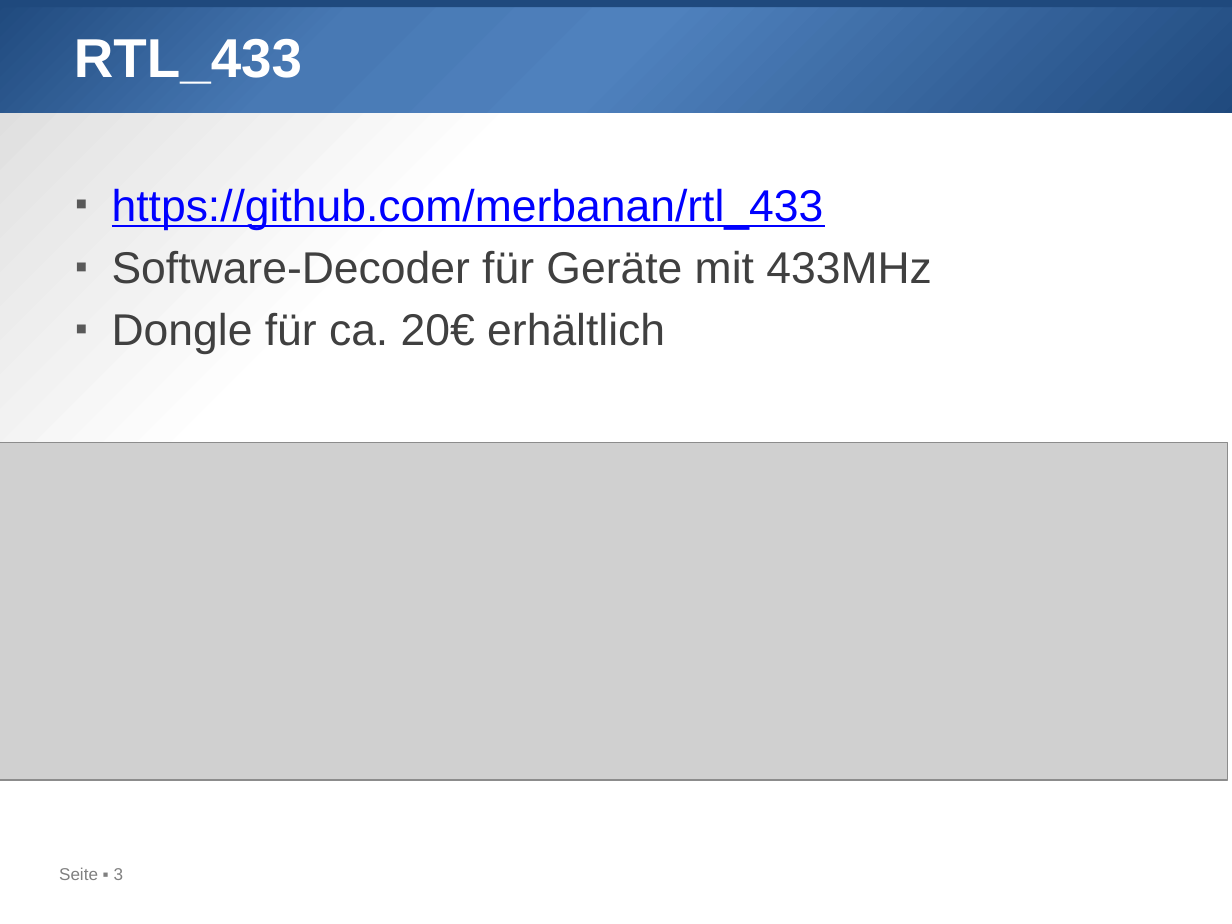
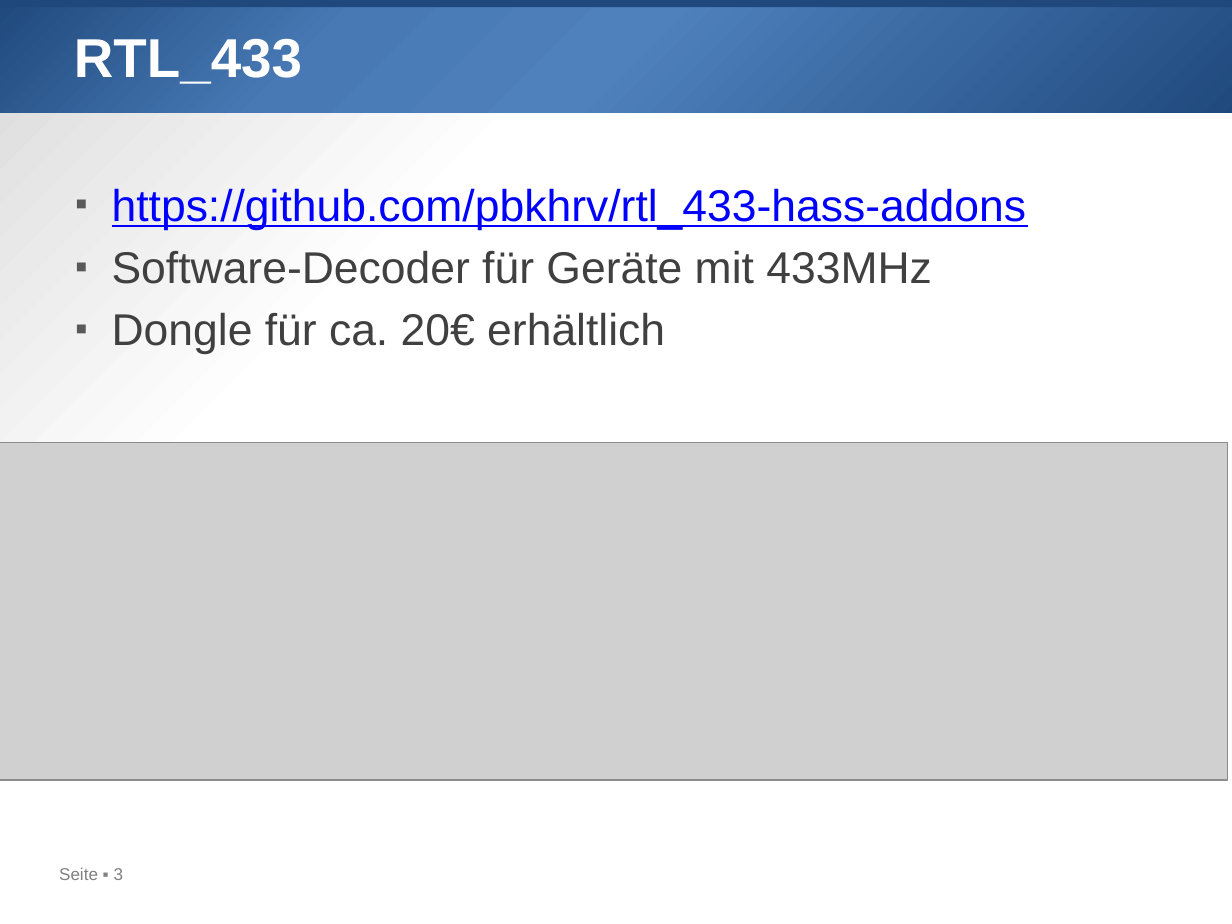
Before and after one commit to htl-leo/sperlhof, a slide deck: slide 3 of 2025-03-31/433MHz Transmitter.pptx. Drawn at 1232x924 pixels with LibreOffice and Linux fonts; fonts in the diff are those of the drawing; grey boxes stand for pictures. Boxes give left, top, right and bottom in pixels: in the first picture for what was removed or moved away, otherwise in the second. Text is boxed around its words. In the diff, an @@ line names an element or a change of style, - is before the commit and + after.

Commit message:
ppts

```diff
--- a/2025-03-31/433MHz Transmitter.pptx
+++ b/2025-03-31/433MHz Transmitter.pptx
@@ text at [112,188,1026,230]: text changed @@
-▪ https://github.com/merbanan/rtl_433
+▪ https://github.com/pbkhrv/rtl_433-hass-addons
```
Also in this commit, not shown: 4 other files.
